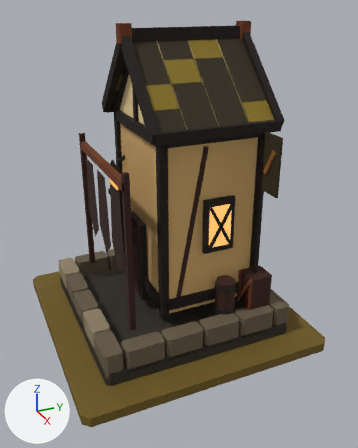
One commit to the glTF model art/tannery_t6/tannery_t6.glb: the scene before it, then after it.
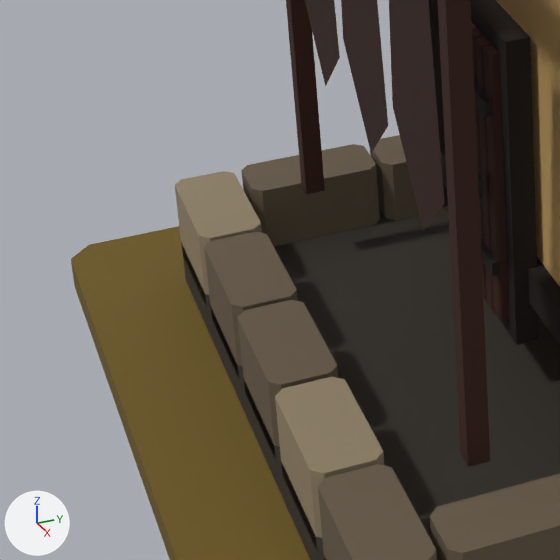
Each version is shown whole from a camera (50 mm lens) standing at (2.238, -0.921, 1.673) and looking at (0.106, 0.039, 0.607), then close up on the part from 4% to 43% of the width and 48% to 79% of the height. Arrows for +X, +Y and +Z are at lower left; the lights stay in place. The older version's two pictures come first.

Script lines for the objects in view, before the commit:
```python
me_mmr___tannery___t06_architecture_mesh_001 = bpy.data.meshes.new('MMR | tannery | T06 Architecture Mesh.001')
me_mmr___tannery___t06_architecture_mesh_001.from_pydata(...)  # 1499 vertices, 2369 faces; spans x -0.5..0.5, y -0.5..0.53, z 0.0..1.52
# faces by material slot: [2329, 40]
me_mmr___tannery___t06_architecture_mesh_001.materials.append(mat_mmr___shared_palette_atlas)  # picture img_mmr_shared_color_palette_64
me_mmr___tannery___t06_architecture_mesh_001.materials.append(mat_mmr___amber)  # orange #ffc06a, glowing orange #daa459
me_mmr___tannery___tier_06_ground_mesh_001 = bpy.data.meshes.new('MMR | tannery | Tier 06 Ground Mesh.001')
me_mmr___tannery___tier_06_ground_mesh_001.from_pydata(...)  # 16 vertices, 28 faces; spans x -0.65..0.65, y -0.65..0.65, z -0.05..0.0
me_mmr___tannery___tier_06_ground_mesh_001.materials.append(mat_mmr___shared_palette_atlas)  # picture img_mmr_shared_color_palette_64
ob_mmr___tannery___t06_architecture_001 = bpy.data.objects.new('MMR | tannery | T06 Architecture.001', me_mmr___tannery___t06_architecture_mesh_001)
ob_mmr___tannery___t06_architecture_001.location = (0.0, 0.0, 0.05)
ob_mmr___tannery___tier_06_ground_001 = bpy.data.objects.new('MMR | tannery | Tier 06 Ground.001', me_mmr___tannery___tier_06_ground_mesh_001)
ob_mmr___tannery___tier_06_ground_001.location = (0.0, 0.0, 0.05)
```
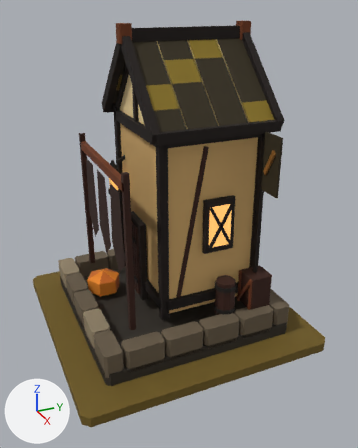
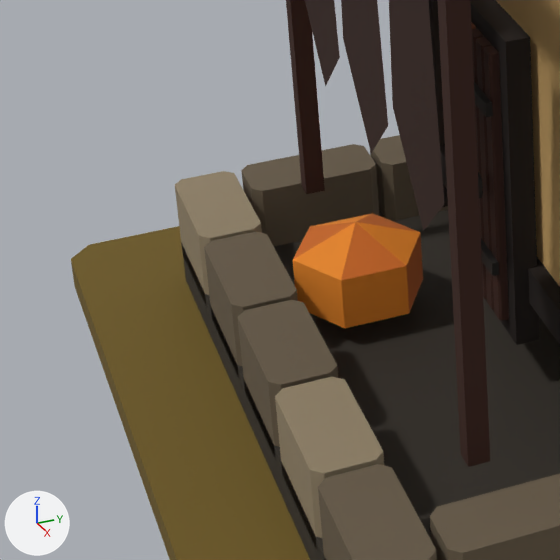
Changed parts and their boxes [x1, y1, x2, y2] in the close-ups (560 x 560 px):
'MMR | tannery | T06 Autumn Dressing.001', added (brown): after [293, 213, 423, 328]

What changed in the scene script:
```text
Add me_mmr___tannery___t06_autumn_dressing_001:
    me_mmr___tannery___t06_autumn_dressing_001.from_pydata(...)  # 13 vertices, 18 faces; spans x -0.256..-0.095, y -0.4..-0.215, z 0.101..0.217
    me_mmr___tannery___t06_autumn_dressing_001.materials.append(mat_mmr___shared_palette_atlas)  # picture img_mmr_shared_color_palette_64
Add ob_mmr___tannery___t06_autumn_dressing_001:
    ob_mmr___tannery___t06_autumn_dressing_001 = bpy.data.objects.new('MMR | tannery | T06 Autumn Dressing.001', me_mmr___tannery___t06_autumn_dressing_001)
    ob_mmr___tannery___t06_autumn_dressing_001.location = (0.0, 0.0, 0.05)
```
